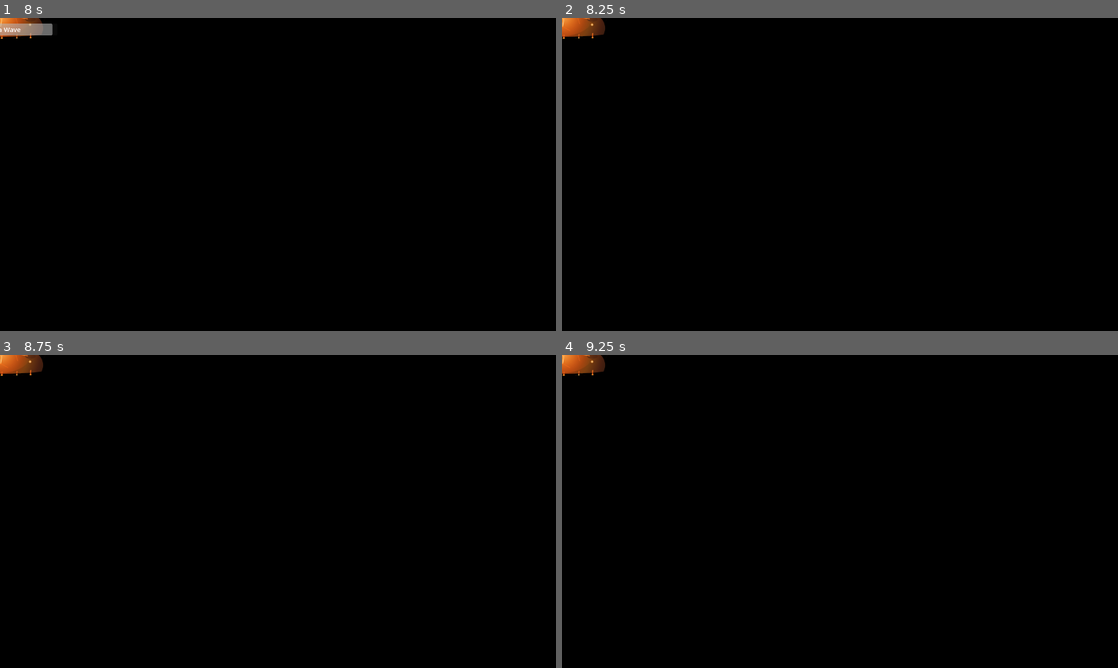
Above: before the commit, frames 1-4 (two rows, left to right).
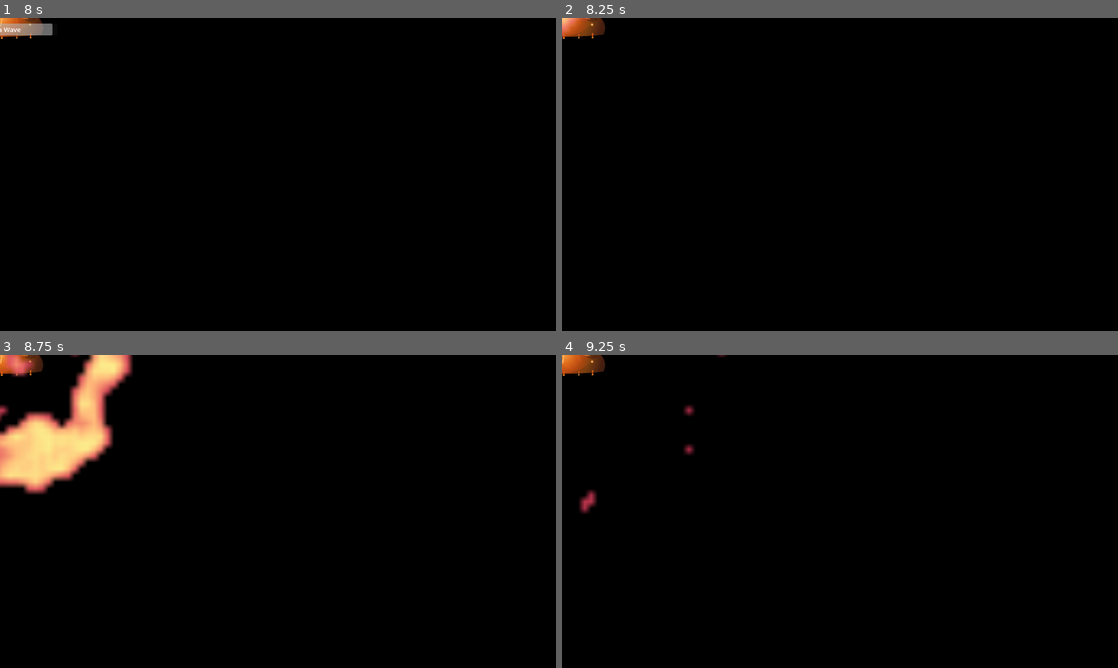
Above: after the commit, the same moments.

Repository: PM-Micael/Project-Dungeon-Life
Game: Godot game, scene res://Scenes/Units/NPC/magma_blob/magma_blob.tscn
Same seed, same stepped clock (60 frames per second), same inputs: the game is played once before the commit and once after it. This scene is started directly instead of the project's main scene.
Inputs (mouse positions are in pixels of both pictures, inside the frame that each line leads up to):
- Up to frame 1 (8 s): tap Enter at 0.5, 2, 3.5 s; move the mouse to (400, 158) at 0.52 s; tap 1 at 0.6, 5.85 s; click (400, 158) at 0.67 s; tap Space at 1.25, 2.75, 4.25 s; move the mouse to (166, 190) at 1.27 s; tap 2 at 1.35, 6.6 s; click (166, 190) at 1.42 s; move the mouse to (333, 105) at 2.02 s; tap 3 at 2.1, 7.35 s; click (333, 105) at 2.17 s; move the mouse to (250, 237) at 2.77 s; tap 4 at 2.85 s; click (250, 237) at 2.92 s; move the mouse to (444, 221) at 3.52 s; tap 5 at 3.6 s; click (444, 221) at 3.67 s; move the mouse to (111, 127) at 4.27 s; tap 6 at 4.35 s; click (111, 127) at 4.42 s; move the mouse to (305, 174) at 5.02 s; tap Q at 5.1 s; click (305, 174) at 5.17 s; move the mouse to (194, 96) at 5.77 s; click (194, 96) at 5.92 s; move the mouse to (400, 158) at 6.52 s; click (400, 158) at 6.67 s; move the mouse to (166, 190) at 7.27 s; click (166, 190) at 7.42 s
- Up to frame 2 (8.25 s): move the mouse to (895, 105) at 8.02 s; tap 4 at 8.1 s; click (895, 105) at 8.17 s
- Up to frame 3 (8.75 s): no input
- Up to frame 4 (9.25 s): move the mouse to (812, 574) at 8.77 s; tap 5 at 8.85 s; click (812, 574) at 8.92 s

Frame 1 is identical in both runs. In frame 2, 0.1% of the frame differs, in the area x 0-5%, y 0-7%; in frame 3, 5.9%, in the area x 0-24%, y 0-45%; in frame 4, 0.3%.
Error before the commit: Cannot call method 'get_node' on a null value. (res://Scenes/Units/NPC/magma_blob/molten_disaster.gd:59)
Error after the commit: Cannot call method 'get_node' on a null value. (res://Scenes/Units/NPC/magma_blob/molten_disaster.gd:52)

Commit message:
Added animation for magma wave. Fixed a bug where unit selecting a unit would fully heal it. Fixed by introducing a new bug where selecting a unit duing setup phase will not see the hp or proper stats.

Diff:
--- /dev/null
+++ b/Assets/Animations/Magma_Wave/magma_wave.tscn
@@ -0,0 +1,94 @@
+[gd_scene format=3 uid="uid://c7mdpld7aferd"]
+
+[ext_resource type="Texture2D" uid="uid://b7lmbsre5lbg3" path="res://Assets/Animations/Magma_Wave/77.png" id="1_u8jes"]
+
+[sub_resource type="AtlasTexture" id="AtlasTexture_bp41x"]
+atlas = ExtResource("1_u8jes")
+region = Rect2(0, 0, 64, 64)
+
+[sub_resource type="AtlasTexture" id="AtlasTexture_g422e"]
+atlas = ExtResource("1_u8jes")
+region = Rect2(64, 0, 64, 64)
+
+[sub_resource type="AtlasTexture" id="AtlasTexture_cg36n"]
+atlas = ExtResource("1_u8jes")
+region = Rect2(128, 0, 64, 64)
+
+[sub_resource type="AtlasTexture" id="AtlasTexture_lbpo7"]
+atlas = ExtResource("1_u8jes")
+region = Rect2(192, 0, 64, 64)
+
+[sub_resource type="AtlasTexture" id="AtlasTexture_b6kek"]
+atlas = ExtResource("1_u8jes")
+region = Rect2(256, 0, 64, 64)
+
+[sub_resource type="AtlasTexture" id="AtlasTexture_ybc8d"]
+atlas = ExtResource("1_u8jes")
+region = Rect2(320, 0, 64, 64)
+
+[sub_resource type="AtlasTexture" id="AtlasTexture_ysull"]
+atlas = ExtResource("1_u8jes")
+region = Rect2(384, 0, 64, 64)
+
+[sub_resource type="AtlasTexture" id="AtlasTexture_dsu25"]
+atlas = ExtResource("1_u8jes")
+region = Rect2(448, 0, 64, 64)
+
+[sub_resource type="AtlasTexture" id="AtlasTexture_aakat"]
+atlas = ExtResource("1_u8jes")
+region = Rect2(512, 0, 64, 64)
+
+[sub_resource type="AtlasTexture" id="AtlasTexture_c0bo0"]
+atlas = ExtResource("1_u8jes")
+region = Rect2(576, 0, 64, 64)
+
+[sub_resource type="AtlasTexture" id="AtlasTexture_j2tdr"]
+atlas = ExtResource("1_u8jes")
+region = Rect2(640, 0, 64, 64)
+
+[sub_resource type="SpriteFrames" id="SpriteFrames_bb8pe"]
+animations = [{
+"frames": [{
+"duration": 1.0,
+"texture": SubResource("AtlasTexture_bp41x")
+}, {
+"duration": 1.0,
+"texture": SubResource("AtlasTexture_g422e")
+}, {
+"duration": 1.0,
+"texture": SubResource("AtlasTexture_cg36n")
+}, {
+"duration": 1.0,
+"texture": SubResource("AtlasTexture_lbpo7")
+}, {
+"duration": 1.0,
+"texture": SubResource("AtlasTexture_b6kek")
+}, {
+"duration": 1.0,
+"texture": SubResource("AtlasTexture_ybc8d")
+}, {
+"duration": 1.0,
+"texture": SubResource("AtlasTexture_ysull")
+}, {
+"duration": 1.0,
+"texture": SubResource("AtlasTexture_dsu25")
+}, {
+"duration": 1.0,
+"texture": SubResource("AtlasTexture_aakat")
+}, {
+"duration": 1.0,
+"texture": SubResource("AtlasTexture_c0bo0")
+}, {
+"duration": 1.0,
+"texture": SubResource("AtlasTexture_j2tdr")
+}],
+"loop": 0,
+"name": &"default",
+"speed": 10.0
+}]
+
+[node name="AnimatedSprite2D" type="AnimatedSprite2D" unique_id=1235461043]
+scale = Vector2(15, 15)
+sprite_frames = SubResource("SpriteFrames_bb8pe")
+frame = 10
+frame_progress = 1.0
--- a/Components/Entity_Components/attack_component.gd
+++ b/Components/Entity_Components/attack_component.gd
@@ -27,7 +27,7 @@
 @onready var timer: Timer = $Timer
 @onready var attack_sound: AudioStreamPlayer = $AttackSound
 @onready var attack_crit_sound: AudioStreamPlayer = $AttackCritSound
-@onready var attack_sprite_scene: PackedScene = preload("res://Assets/Animations/Slash/slash.tscn")
+var attack_sprite_scene: PackedScene = preload("res://Assets/Animations/Slash/slash.tscn")
 
 func _ready() -> void:
 	timer.wait_time = attack_speed
--- a/Scenes/Clients/unit_loadout_frame.gd
+++ b/Scenes/Clients/unit_loadout_frame.gd
@@ -97,15 +97,9 @@
 		var weapon = weapon_slot_component.get_child(0)
 		weapon_entity_container.entity = weapon if weapon != null else null
 
-	# Update StatsFrame
+	# Update StatsFrame (display only - the unit owns its stats, applied in its own _set_stats)
 	var health_component: HealthComponent = unit_entity.get_node("Components/HealthComponent")
-	health_component.set_stats(unit_entity.get_total_health())
 	var attack_component: AttackComponent = unit_entity.get_node("Components/AttackComponent")
-	attack_component.set_stats_absolute(
-		unit_entity.get_total_attack_damage(),
-		unit_entity.attack_range,
-		unit_entity.base_critical_percent_chance,
-		unit_entity.base_critical_damage_multiplier)
 	var effect_component: EffectComponent = unit_entity.get_node("Components/EffectComponent")
 	get_node("StatsFrame/Health/ValueLabel").text = str(health_component.current_health) + " / " + str(health_component.max_health)
 	get_node("StatsFrame/Attack/ValueLabel").text = str(_get_display_attack_damage())
--- a/Scenes/Units/NPC/magma_blob/molten_disaster.gd
+++ b/Scenes/Units/NPC/magma_blob/molten_disaster.gd
@@ -11,6 +11,8 @@
 	set(value):
 		is_channeling = value
 		warer.is_channeling = is_channeling
+
+var magma_wave_animation_scene: PackedScene = load("res://Assets/Animations/Magma_Wave/magma_wave.tscn")
 
 func _init() -> void:
 	id = "molten_disaster"
@@ -32,28 +34,19 @@
 	warer.start_channel(charge_time, "Magma Wave")
 	warer.channel_complete.connect(_magma_wave)
 
-	return
-
-	channel_bar = warer.ui_component.channel_bar
-	warer.ui_component.channel_title.text = "Magma Wave"
-	channel_bar.max_value = charge_time
-	channel_bar.value = charge_time
-	is_channeling = true
-
 func tick_down(_delta):
 	return
-	if channel_bar:
-		channel_bar.value = (channel_bar.max_value - _delta)
-		if _delta <= 0:
-			channel_bar.value = 0
-			warer.ui_component.channel_title.text = ""
-			if interupted:
-				return
-			_magma_wave("Magma Wave")
 
 func _magma_wave(title: String):
 	if not title == "Magma Wave":
 		return
+
+	var animation: AnimatedSprite2D = magma_wave_animation_scene.instantiate()
+	warer.add_child(animation)
+	animation.play("default")
+	animation.animation_finished.connect(remove_early.bind(animation))
+
+	await warer.get_tree().create_timer(0.30).timeout
 
 	is_channeling = false
 	var targets: Array[Node] = owner.get_parent().get_parent().get_node("FriendlyUnits").get_children()
@@ -61,7 +54,6 @@
 		var bonus_damage = owner.attack_component.attack_damage * 2.5
 		owner.attack_component.attack_target(target, bonus_damage)
 
-	remove_early()
 
 func _on_shield_broken():
 	print("INTERUPTED MAGMA WAVE")
@@ -70,6 +62,11 @@
 	remove_early()
 	warer.stun_unit(2.0)
 
-func remove_early():
+
+func remove_early(animation: AnimatedSprite2D = null):
+	if animation:
+		animation.queue_free()
+
+	warer.attack_component.timer.start()
 	warer.effect_component.remove_effect(shield, warer.effect_component.active_buffs)
 	warer.effect_component.remove_effect(self, warer.effect_component.active_blessings)
Binary file added: Assets/Animations/Magma_Wave/77.png
Not shown, added: Assets/Animations/Magma_Wave/77.png.import
Not shown, changed: Pipeline.txt
